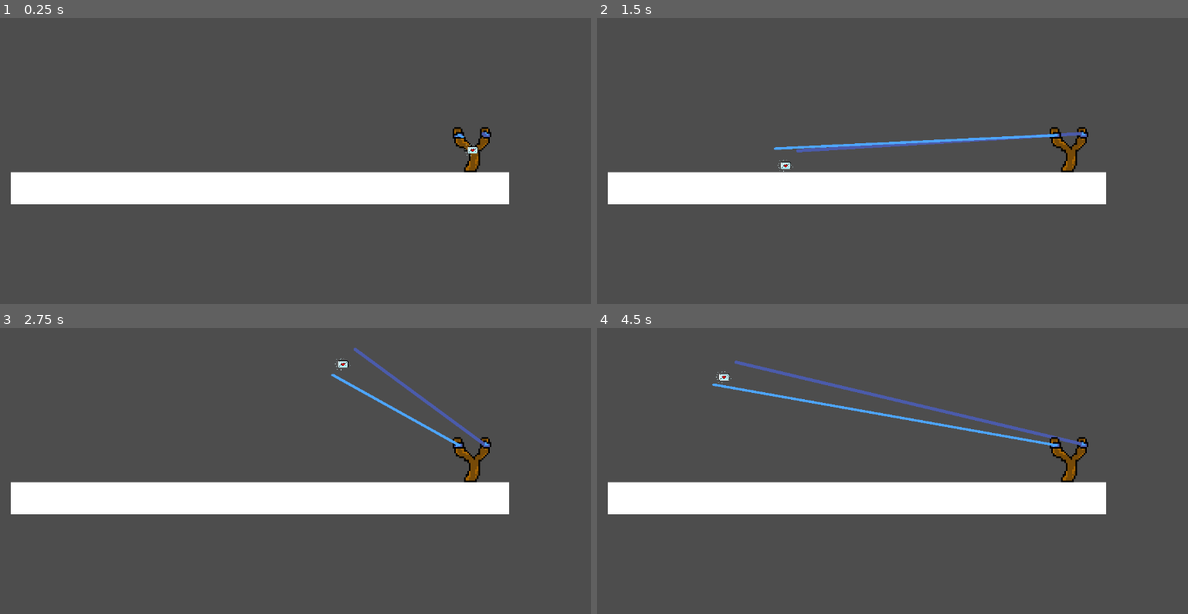
Above: before the commit, frames 1-4 (two rows, left to right).
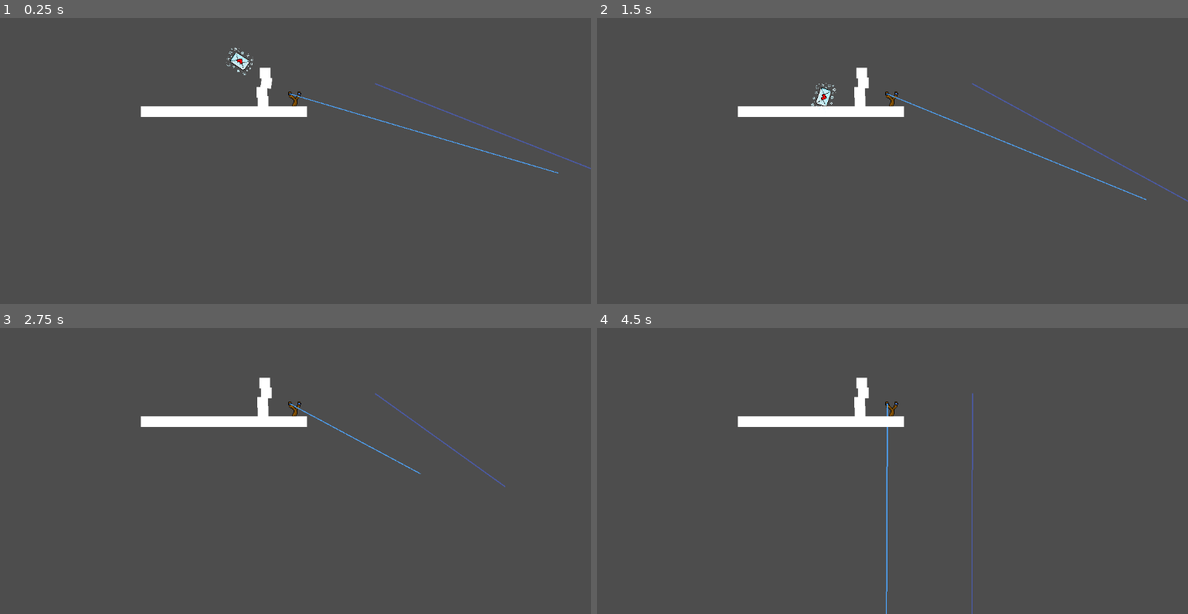
Above: after the commit, the same moments.

Repository: PedroVenanci0/Snow-Love
Game: Godot game, scene res://scenes/Slingshot.tscn
Same seed, same stepped clock (60 frames per second), same inputs: the game is played once before the commit and once after it. This scene is started directly instead of the project's main scene.
Inputs (mouse positions are in pixels of both pictures, inside the frame that each line leads up to):
- Up to frame 1 (0.25 s): no input
- Up to frame 2 (1.5 s): tap Enter (ui_accept) at 0.5 s; drag from (1069, 149) to (939, 55) at 0.52 s; drag from (756, 146) to (851, 201) at 1.27 s
- Up to frame 3 (2.75 s): move the mouse to (342, 365) at 2.02 s; press the mouse at (342, 365) at 2.03 s; hold Left (ui_left) from 2.03 s (still down)
- Up to frame 4 (4.5 s): release Left (ui_left) at 2.75 s; release the mouse at (939, 365) at 2.75 s; tap Enter (ui_accept) at 2.75, 3.77, 4.25 s; drag from (851, 511) to (691, 388) at 2.77 s; move the mouse to (1063, 493) at 3.52 s; press the mouse at (1063, 493) at 3.53 s; hold Right (ui_right) 3.53-4.25 s; release the mouse at (1063, 493) at 4.25 s; drag from (691, 388) to (786, 353) at 4.27 s

The runs differ from the first frame. In frame 1, 12% of the frame differs, in the area x 1-100%, y 10-66%; in frame 2, 13%; in frame 3, 12%; in frame 4, 13%, in the area x 1-87%, y 11-100%.

Commit message:
feat: change script slingshot for a new

Diff:
--- a/scenes/Slingshot.tscn
+++ b/scenes/Slingshot.tscn
@@ -1,23 +1,18 @@
-[gd_scene load_steps=9 format=3 uid="uid://cwc81ubq57hyl"]
+[gd_scene load_steps=7 format=3 uid="uid://cwc81ubq57hyl"]
 
 [ext_resource type="Script" path="res://script/Slingshot.gd" id="1_l5v33"]
 [ext_resource type="Texture2D" uid="uid://pyg4is4rw2wh" path="res://assets/EstilingueParte1.png" id="2_i15c6"]
 [ext_resource type="Texture2D" uid="uid://cyk3uj7wsmoe" path="res://assets/EstilingueParte2.png" id="3_dvl6v"]
-[ext_resource type="Script" path="res://script/LaunchableCard.gd" id="4_ga362"]
-[ext_resource type="Texture2D" uid="uid://cmjdlh5jdyfg4" path="res://assets/carta gelada.png" id="5_6bqsd"]
-
-[sub_resource type="PhysicsMaterial" id="PhysicsMaterial_l6x1w"]
-bounce = 0.3
-
-[sub_resource type="RectangleShape2D" id="RectangleShape2D_en440"]
-size = Vector2(5.54768, 4.35095)
+[ext_resource type="PackedScene" uid="uid://bx17gyp3v7exd" path="res://scenes/launchable_card_update.tscn" id="6_d5fbg"]
+[ext_resource type="PackedScene" uid="uid://dgrd25lfmuysk" path="res://scenes/bloco.tscn" id="7_w87sd"]
 
 [sub_resource type="RectangleShape2D" id="RectangleShape2D_hngg5"]
 size = Vector2(311, 20)
 
 [node name="Slingshot" type="Node2D" node_paths=PackedStringArray("projectile")]
+position = Vector2(600, 265)
 script = ExtResource("1_l5v33")
-projectile = NodePath("LaunchableCard")
+projectile = NodePath("LaunchableCardUpdate")
 
 [node name="SlingshotPart1" type="Node2D" parent="."]
 
@@ -28,6 +23,7 @@
 position = Vector2(7, -9)
 
 [node name="Line2D" type="Line2D" parent="SlingshotPart1/Point"]
+position = Vector2(144, -18)
 points = PackedVector2Array(-1, -1, -51, -1)
 width = 2.0
 default_color = Color(0.294118, 0.356863, 0.670588, 1)
@@ -53,26 +49,6 @@
 begin_cap_mode = 2
 end_cap_mode = 2
 
-[node name="LaunchableCard" type="RigidBody2D" parent="."]
-collision_layer = 0
-collision_mask = 0
-mass = 0.01
-physics_material_override = SubResource("PhysicsMaterial_l6x1w")
-freeze = true
-script = ExtResource("4_ga362")
-
-[node name="Card" type="Sprite2D" parent="LaunchableCard"]
-scale = Vector2(0.2, 0.2)
-texture = ExtResource("5_6bqsd")
-hframes = 4
-vframes = 4
-
-[node name="CollisionShape2D" type="CollisionShape2D" parent="LaunchableCard"]
-process_mode = 3
-position = Vector2(-0.75, 0)
-scale = Vector2(1.17166, 0.85072)
-shape = SubResource("RectangleShape2D_en440")
-
 [node name="StaticBody2D" type="StaticBody2D" parent="."]
 position = Vector2(-73, 9)
 
@@ -86,8 +62,19 @@
 position = Vector2(-61, 15)
 shape = SubResource("RectangleShape2D_hngg5")
 
-[node name="Camera2D" type="Camera2D" parent="."]
-position = Vector2(-119, -12)
-zoom = Vector2(3, 3)
+[node name="LaunchableCardUpdate" parent="." instance=ExtResource("6_d5fbg")]
+position = Vector2(-130, -46)
+linear_velocity = Vector2(1000, 0)
+angular_velocity = 17.4533
 
-[connection signal="input_event" from="LaunchableCard" to="LaunchableCard" method="_on_input_event"]
+[node name="Bloco" parent="." instance=ExtResource("7_w87sd")]
+position = Vector2(-61, -22)
+
+[node name="Bloco2" parent="." instance=ExtResource("7_w87sd")]
+position = Vector2(-60, 0)
+
+[node name="Bloco3" parent="." instance=ExtResource("7_w87sd")]
+position = Vector2(-57, -46)
+
+[node name="Bloco4" parent="." instance=ExtResource("7_w87sd")]
+position = Vector2(-56, -76)
--- /dev/null
+++ b/scenes/launchable_card_update.tscn
@@ -0,0 +1,145 @@
+[gd_scene load_steps=22 format=3 uid="uid://bx17gyp3v7exd"]
+
+[ext_resource type="Script" path="res://script/LaunchableCardUpdate.gd" id="1_8ybfg"]
+[ext_resource type="Texture2D" uid="uid://cmjdlh5jdyfg4" path="res://assets/carta gelada.png" id="2_cda3s"]
+
+[sub_resource type="PhysicsMaterial" id="PhysicsMaterial_fwsqg"]
+bounce = 0.21
+
+[sub_resource type="AtlasTexture" id="AtlasTexture_5x2f2"]
+atlas = ExtResource("2_cda3s")
+region = Rect2(0, 0, 64, 64)
+
+[sub_resource type="AtlasTexture" id="AtlasTexture_exl5e"]
+atlas = ExtResource("2_cda3s")
+region = Rect2(64, 0, 64, 64)
+
+[sub_resource type="AtlasTexture" id="AtlasTexture_yriua"]
+atlas = ExtResource("2_cda3s")
+region = Rect2(128, 0, 64, 64)
+
+[sub_resource type="AtlasTexture" id="AtlasTexture_10pnt"]
+atlas = ExtResource("2_cda3s")
+region = Rect2(192, 0, 64, 64)
+
+[sub_resource type="AtlasTexture" id="AtlasTexture_q8it7"]
+atlas = ExtResource("2_cda3s")
+region = Rect2(0, 64, 64, 64)
+
+[sub_resource type="AtlasTexture" id="AtlasTexture_37n8t"]
+atlas = ExtResource("2_cda3s")
+region = Rect2(64, 64, 64, 64)
+
+[sub_resource type="AtlasTexture" id="AtlasTexture_lq6eu"]
+atlas = ExtResource("2_cda3s")
+region = Rect2(128, 64, 64, 64)
+
+[sub_resource type="AtlasTexture" id="AtlasTexture_f7e66"]
+atlas = ExtResource("2_cda3s")
+region = Rect2(192, 64, 64, 64)
+
+[sub_resource type="AtlasTexture" id="AtlasTexture_vwtr8"]
+atlas = ExtResource("2_cda3s")
+region = Rect2(0, 128, 64, 64)
+
+[sub_resource type="AtlasTexture" id="AtlasTexture_ykhuw"]
+atlas = ExtResource("2_cda3s")
+region = Rect2(64, 128, 64, 64)
+
+[sub_resource type="AtlasTexture" id="AtlasTexture_vc5wg"]
+atlas = ExtResource("2_cda3s")
+region = Rect2(128, 128, 64, 64)
+
+[sub_resource type="AtlasTexture" id="AtlasTexture_ukf00"]
+atlas = ExtResource("2_cda3s")
+region = Rect2(192, 128, 64, 64)
+
+[sub_resource type="AtlasTexture" id="AtlasTexture_p6bik"]
+atlas = ExtResource("2_cda3s")
+region = Rect2(0, 192, 64, 64)
+
+[sub_resource type="AtlasTexture" id="AtlasTexture_3llne"]
+atlas = ExtResource("2_cda3s")
+region = Rect2(64, 192, 64, 64)
+
+[sub_resource type="AtlasTexture" id="AtlasTexture_2hrwj"]
+atlas = ExtResource("2_cda3s")
+region = Rect2(128, 192, 64, 64)
+
+[sub_resource type="AtlasTexture" id="AtlasTexture_088y4"]
+atlas = ExtResource("2_cda3s")
+region = Rect2(192, 192, 64, 64)
+
+[sub_resource type="SpriteFrames" id="SpriteFrames_pfsaf"]
+animations = [{
+"frames": [{
+"duration": 1.0,
+"texture": SubResource("AtlasTexture_5x2f2")
+}, {
+"duration": 1.0,
+"texture": SubResource("AtlasTexture_exl5e")
+}, {
+"duration": 1.0,
+"texture": SubResource("AtlasTexture_yriua")
+}, {
+"duration": 1.0,
+"texture": SubResource("AtlasTexture_10pnt")
+}, {
+"duration": 1.0,
+"texture": SubResource("AtlasTexture_q8it7")
+}, {
+"duration": 1.0,
+"texture": SubResource("AtlasTexture_37n8t")
+}, {
+"duration": 1.0,
+"texture": SubResource("AtlasTexture_lq6eu")
+}, {
+"duration": 1.0,
+"texture": SubResource("AtlasTexture_f7e66")
+}, {
+"duration": 1.0,
+"texture": SubResource("AtlasTexture_vwtr8")
+}, {
+"duration": 1.0,
+"texture": SubResource("AtlasTexture_ykhuw")
+}, {
+"duration": 1.0,
+"texture": SubResource("AtlasTexture_vc5wg")
+}, {
+"duration": 1.0,
+"texture": SubResource("AtlasTexture_ukf00")
+}, {
+"duration": 1.0,
+"texture": SubResource("AtlasTexture_p6bik")
+}, {
+"duration": 1.0,
+"texture": SubResource("AtlasTexture_3llne")
+}, {
+"duration": 1.0,
+"texture": SubResource("AtlasTexture_2hrwj")
+}, {
+"duration": 1.0,
+"texture": SubResource("AtlasTexture_088y4")
+}],
+"loop": true,
+"name": &"Idle",
+"speed": 15.0
+}]
+
+[sub_resource type="RectangleShape2D" id="RectangleShape2D_qfxvp"]
+size = Vector2(30, 20)
+
+[node name="LaunchableCardUpdate" type="RigidBody2D"]
+physics_material_override = SubResource("PhysicsMaterial_fwsqg")
+freeze_mode = 1
+script = ExtResource("1_8ybfg")
+
+[node name="AnimatedSprite2D" type="AnimatedSprite2D" parent="."]
+position = Vector2(3, -1)
+sprite_frames = SubResource("SpriteFrames_pfsaf")
+animation = &"Idle"
+autoplay = "Idle"
+frame_progress = 0.439888
+
+[node name="CollisionShape2D" type="CollisionShape2D" parent="."]
+shape = SubResource("RectangleShape2D_qfxvp")
--- /dev/null
+++ b/script/LaunchableCardUpdate.gd
@@ -0,0 +1,19 @@
+extends RigidBody2D
+
+var dragging
+var dragStart = Vector2.ZERO
+
+func _process(delta):
+	if dragging == false:
+		pass
+		#global_position = Vector2(0.0, 10.0)
+
+func _input(event):
+	if event.is_action_pressed("mouse_button") and !dragging:
+		dragging = true
+		dragStart = get_global_mouse_position()
+	if event.is_action_released("mouse_button") and dragging:
+		dragging = false
+		var _dragEnd = get_global_mouse_position()
+		var dir = dragStart - _dragEnd
+		apply_impulse(dir * 5)
--- a/script/Slingshot.gd
+++ b/script/Slingshot.gd
@@ -9,5 +9,5 @@
 	]
 
 	for line in lines:
-		if !projectile.launched:
+		if !projectile.dragging:
 			line.points[1] = projectile.global_position
